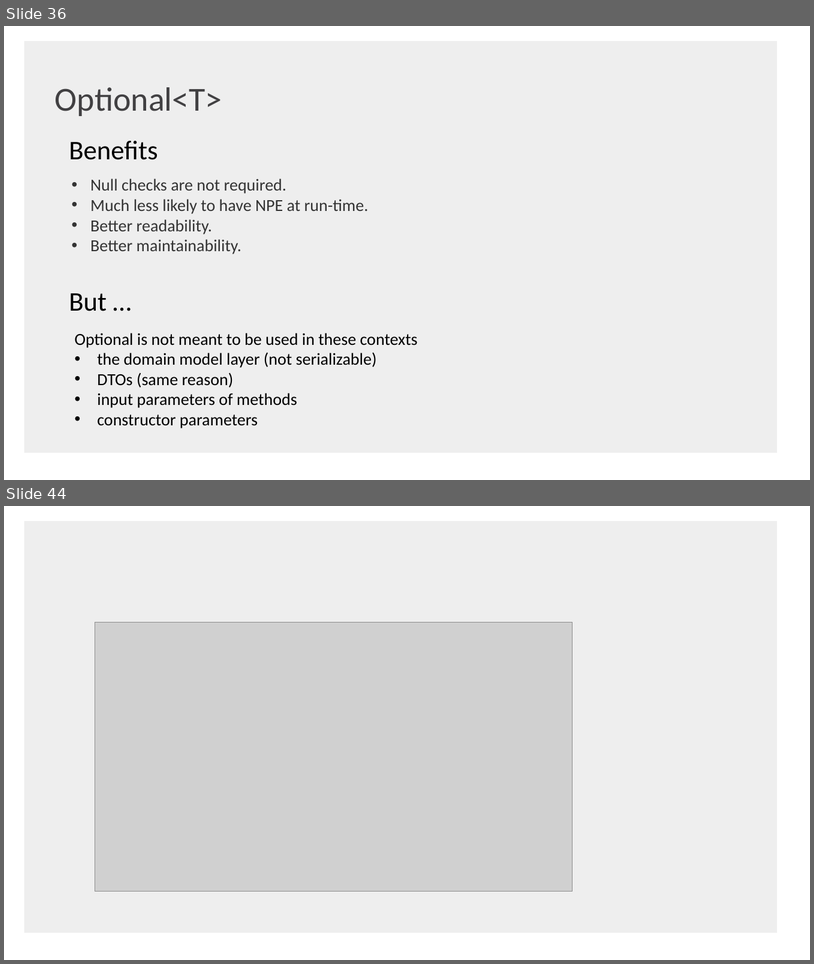
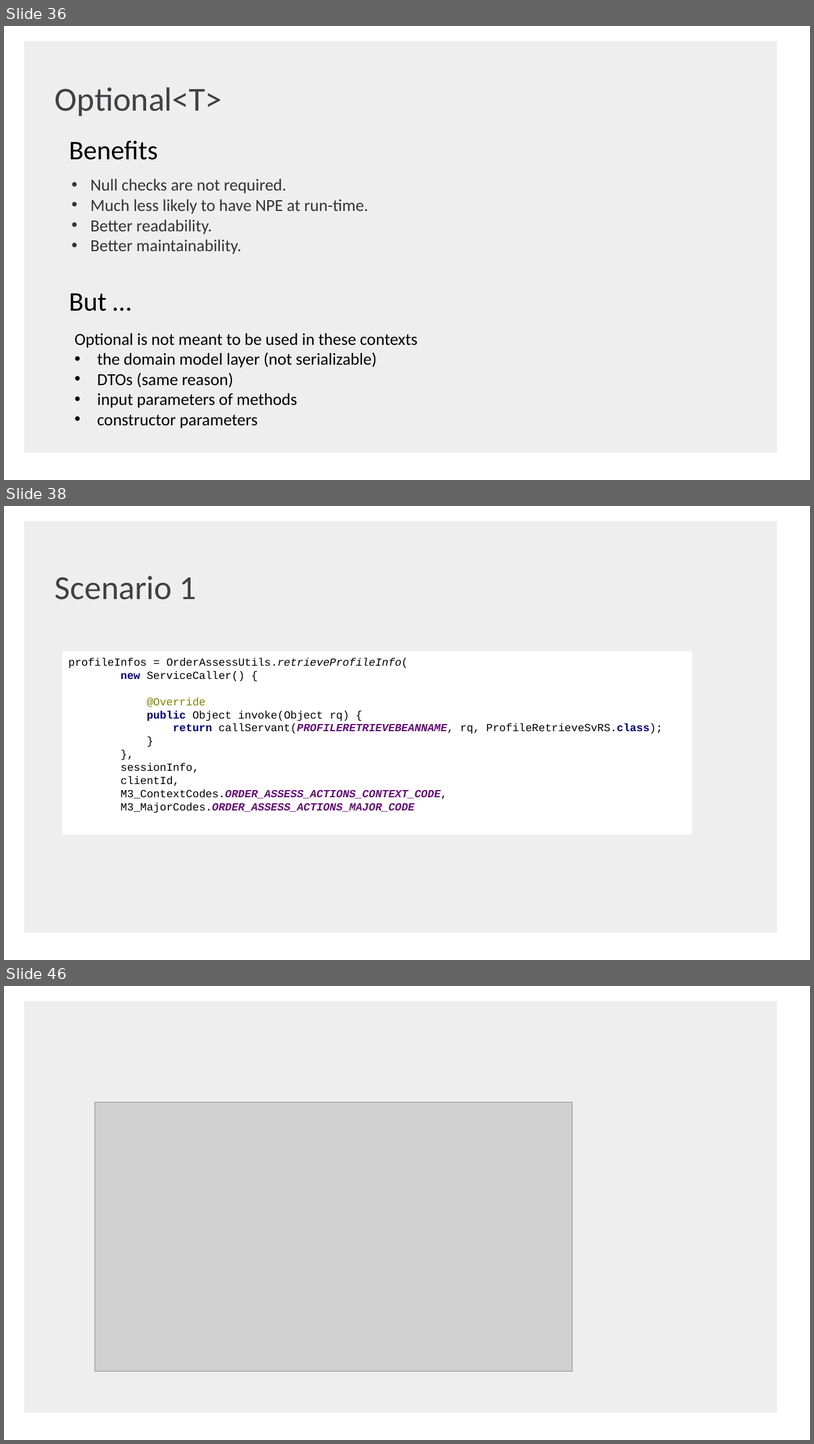
Before and after one commit to shaojie-xu-kp/Java8_lunch_learn, a slide deck: Java 8 & TDP.pptx. Shown one above the other, each under a label of ours: slides 36 and 44 before the commit, slides 36, 38 and 46 after it; the slides between them are not shown. The pictures are 814x964 and 814x1444 pixels, drawn with LibreOffice and Linux fonts; fonts in the diff are those of the drawing; grey boxes stand for pictures; background and template pictures are left out. Boxes give left, top, right and bottom in pixels: in the first picture for what was removed or moved away, otherwise in the second. Text is boxed around its words. In the diff, an @@ line names an element or a change of style, - is before the commit and + after.

```diff
--- a/Java 8 & TDP.pptx
+++ b/Java 8 & TDP.pptx
@@ slide 38 added at <box>4,506,810,960</box>, background #FFFFFF; not listed: 1 template element that a slide beside it also shows @@
@@ text added at <box>55,576,197,600</box>, 40 pt, text #414042 @@
+Scenario 1
@@ rectangle added at <box>63,651,692,834</box>, fill #FFFFFF, 13 pt, text #000000 @@
+profileInfos = OrderAssessUtils.retrieveProfileInfo(
+new ServiceCaller() {
+@Override
+public Object invoke(Object rq) {
+return callServant(PROFILERETRIEVEBEANNAME, rq, ProfileRetrieveSvRS.class);
+}
+},
+sessionInfo,
+clientId,
+M3_ContextCodes.ORDER_ASSESS_ACTIONS_CONTEXT_CODE,
+M3_MajorCodes.ORDER_ASSESS_ACTIONS_MAJOR_CODE
@@ what was slide 44 is now slide 46 @@
```
Also in this commit, not shown: 7 slides changed, 1 other slide added.
